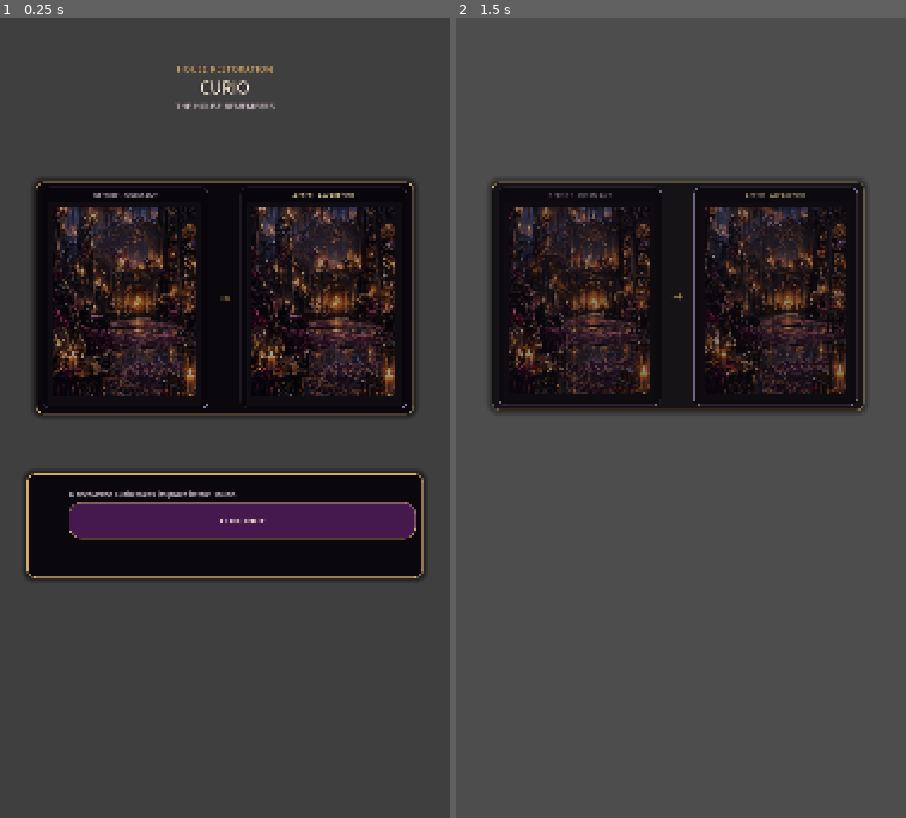
Above: before the commit, frames 1-2 (left to right).
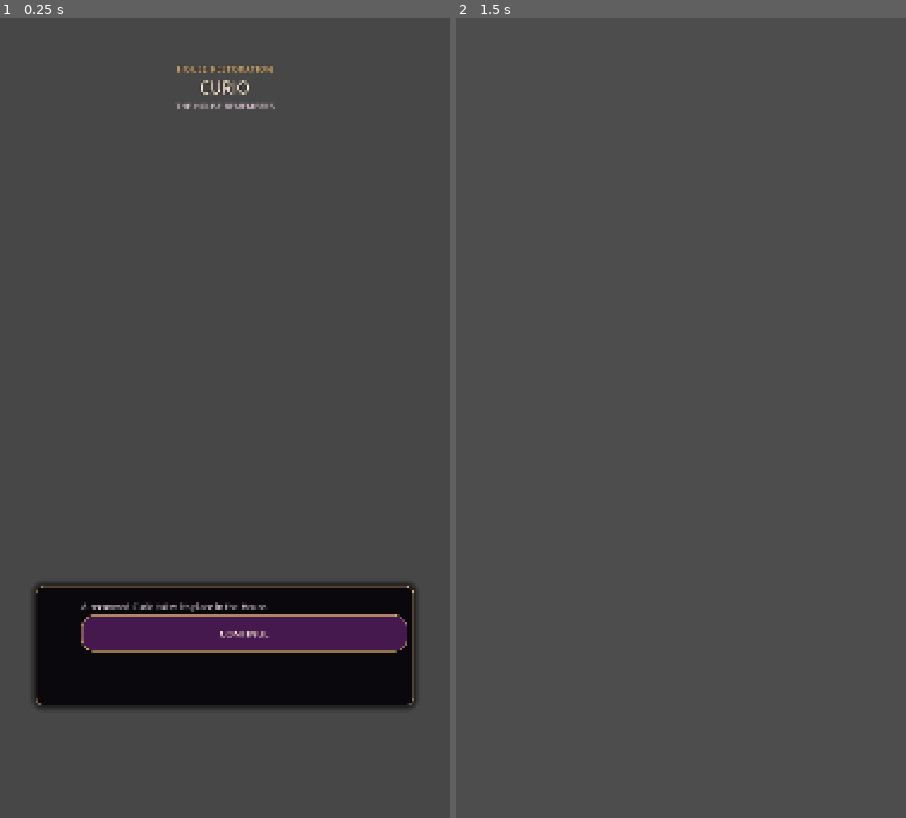
Above: after the commit, the same moments.

Repository: Jay-prodesign/akilta-match3
Game: Godot game, scene res://src/ui/home/restoration_overlay.tscn
Two runs of this game, one before a commit and one after it. Both use one fixed random seed, a clock stepped at 60 frames per second and the inputs below. This scene is started directly instead of the project's main scene.
Inputs (mouse positions are in pixels of both pictures, inside the frame that each line leads up to):
- Up to frame 1 (0.25 s): no input
- Up to frame 2 (1.5 s): click "CONTINUE" at 0.5 s; tap Enter at 1.25 s; move the mouse to (780, 378) at 1.27 s; click (780, 378) at 1.42 s

The runs differ from the first frame. In frame 1, 49% of the frame differs, in the area x 5-95%, y 20-87%; in frame 2, 23%.

Commit message:
Make the living House the restoration hero

Diff:
--- a/src/ui/home/restoration_overlay.tscn
+++ b/src/ui/home/restoration_overlay.tscn
@@ -83,7 +83,7 @@
 grow_horizontal = 2
 grow_vertical = 2
 mouse_filter = 2
-color = Color(0.02, 0.015, 0.03, 0.18)
+color = Color(0.02, 0.015, 0.03, 0.08)
 
 [node name="RestorationHeader" type="VBoxContainer" parent="."]
 layout_mode = 1
@@ -122,6 +122,7 @@
 
 
 [node name="TransformationStage" type="PanelContainer" parent="."]
+visible = false
 layout_mode = 1
 anchor_left = 0.08
 anchor_top = 0.205
@@ -268,10 +269,10 @@
 
 [node name="CeremonyCard" type="PanelContainer" parent="."]
 layout_mode = 1
-anchor_left = 0.06
-anchor_top = 0.57
-anchor_right = 0.94
-anchor_bottom = 0.70
+anchor_left = 0.08
+anchor_top = 0.71
+anchor_right = 0.92
+anchor_bottom = 0.86
 grow_horizontal = 2
 grow_vertical = 2
 theme_override_styles/panel = SubResource("Card")
@@ -290,7 +291,7 @@
 theme_override_constants/separation = 12
 
 [node name="RestoredCurioArt" type="TextureRect" parent="CeremonyCard/CeremonyContent/CeremonyRow"]
-custom_minimum_size = Vector2(72, 72)
+custom_minimum_size = Vector2(82, 82)
 layout_mode = 2
 expand_mode = 1
 stretch_mode = 5
@@ -303,7 +304,7 @@
 [node name="Body" type="Label" parent="CeremonyCard/CeremonyContent/CeremonyRow/Copy"]
 layout_mode = 2
 theme_override_colors/font_color = Color(0.9, 0.84, 0.88, 1)
-theme_override_font_sizes/font_size = 18
+theme_override_font_sizes/font_size = 20
 text = "A recovered Curio takes its place in the House."
 autowrap_mode = 2
 
@@ -311,7 +312,7 @@
 custom_minimum_size = Vector2(0, 88)
 layout_mode = 2
 theme_override_colors/font_color = Color(1, 0.941, 0.847, 1)
-theme_override_font_sizes/font_size = 21
+theme_override_font_sizes/font_size = 23
 theme_override_styles/normal = SubResource("Action")
 theme_override_styles/hover = SubResource("Action")
 theme_override_styles/pressed = SubResource("Action")
